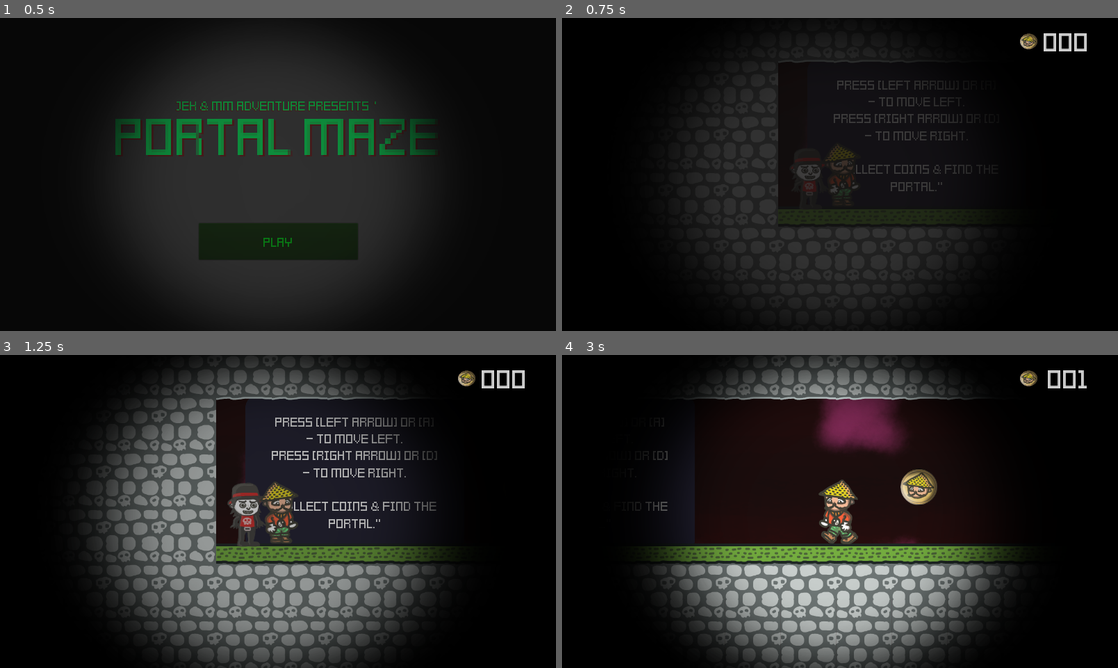
Above: before the commit, frames 1-4 (two rows, left to right).
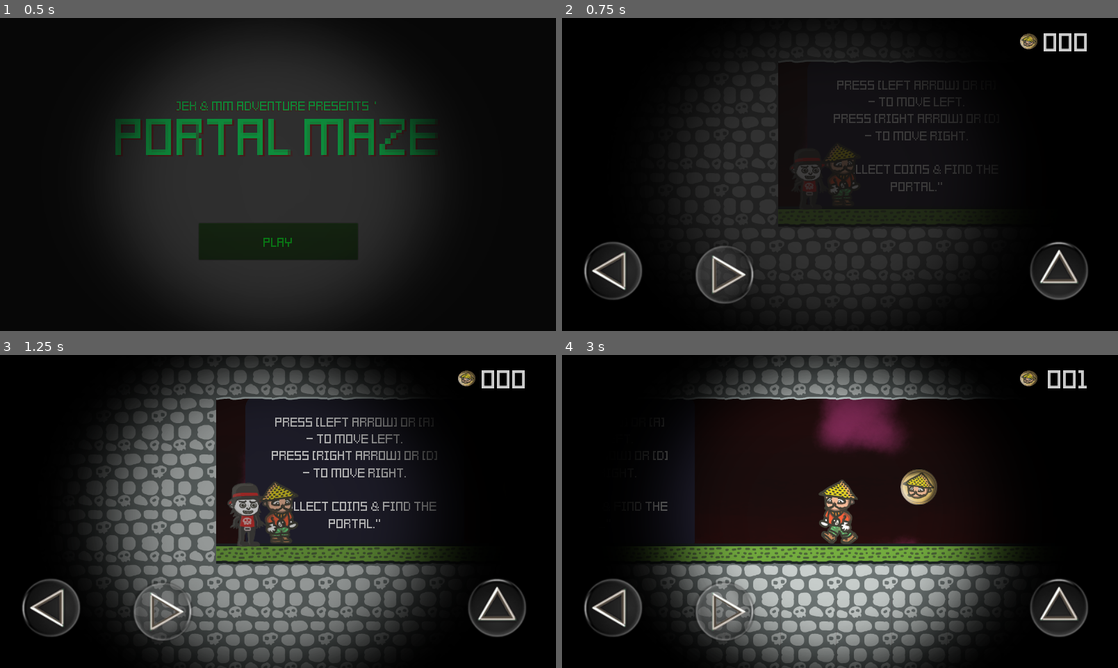
Above: after the commit, the same moments.

Repository: jickingx/JekAndModernongMonghe
Game: Godot game, scene res://src/Screens/Start.tscn
Same seed, same stepped clock (60 frames per second), same inputs: the game is played once before the commit and once after it.
Inputs:
- Up to frame 1 (0.5 s): no input
- Up to frame 2 (0.75 s): click "Play" at 0.5 s
- Up to frame 3 (1.25 s): no input
- Up to frame 4 (3 s): tap Enter (ui_accept) at 1.25, 1.52, 2.27 s; hold Right (ui_right) 1.28-2.78 s; hold Left (ui_left) from 2.78 s (still down)

Frame 1 is identical in both runs. In frame 2, 3.2% of the frame differs, in the area x 3-95%, y 71-92%; in frame 3, 3.0%; in frame 4, 3.0%.

Commit message:
set touch controls
Signed-off-by: jickingx <jickingx@gmail.com>

Diff:
--- a/src/Global.gd
+++ b/src/Global.gd
@@ -2,6 +2,7 @@
 
 const ScreenOverlay: PackedScene = preload("res://src/UI/FX/ScreenOverlay.tscn")
 const OverlayCameraLens: PackedScene = preload("res://src/UI/FX/OverlayCamera.tscn")
+const TouchControls: PackedScene = preload("res://src/UI/TouchControls.tscn")
 
 var current_scene_path := ""
 var score := 0
@@ -38,6 +39,7 @@
 	get_tree().get_root().add_child(current_scene)
 	setup_fade_transition()
 	setup_camera_lens_overlay()
+	setup_touch_controls()
 
 
 func setup_fade_transition():
@@ -56,3 +58,9 @@
 	var so = OverlayCameraLens.instance()
 	so.set_name("OverlayCameraLens")
 	current_scene.add_child(so)
+
+
+func setup_touch_controls():
+	var so = TouchControls.instance()
+	so.set_name("TouchControls")
+	current_scene.add_child(so)
--- /dev/null
+++ b/src/UI/TouchControls.tscn
@@ -0,0 +1,38 @@
+[gd_scene load_steps=7 format=2]
+
+[ext_resource path="res://assets/Sprites/Buttons/white_jump.png" type="Texture" id=1]
+[ext_resource path="res://assets/Sprites/Buttons/white_left.png" type="Texture" id=2]
+[ext_resource path="res://assets/Sprites/Buttons/white_right.png" type="Texture" id=3]
+
+[sub_resource type="CircleShape2D" id=1]
+radius = 40.0
+
+[sub_resource type="CircleShape2D" id=2]
+radius = 40.0
+
+[sub_resource type="CircleShape2D" id=3]
+radius = 40.0
+
+[node name="TouchControls" type="CanvasLayer"]
+layer = 3
+
+[node name="UpTouchScreenButton" type="TouchScreenButton" parent="."]
+position = Vector2( 1024, 464 )
+scale = Vector2( 2, 2 )
+normal = ExtResource( 1 )
+shape = SubResource( 1 )
+action = "ui_up"
+
+[node name="LeftTouchScreenButton" type="TouchScreenButton" parent="."]
+position = Vector2( 0, 464 )
+scale = Vector2( 2, 2 )
+normal = ExtResource( 2 )
+shape = SubResource( 2 )
+action = "ui_left"
+
+[node name="RightTouchScreenButton" type="TouchScreenButton" parent="."]
+position = Vector2( 256, 472 )
+scale = Vector2( 2, 2 )
+normal = ExtResource( 3 )
+shape = SubResource( 3 )
+action = "ui_right"
